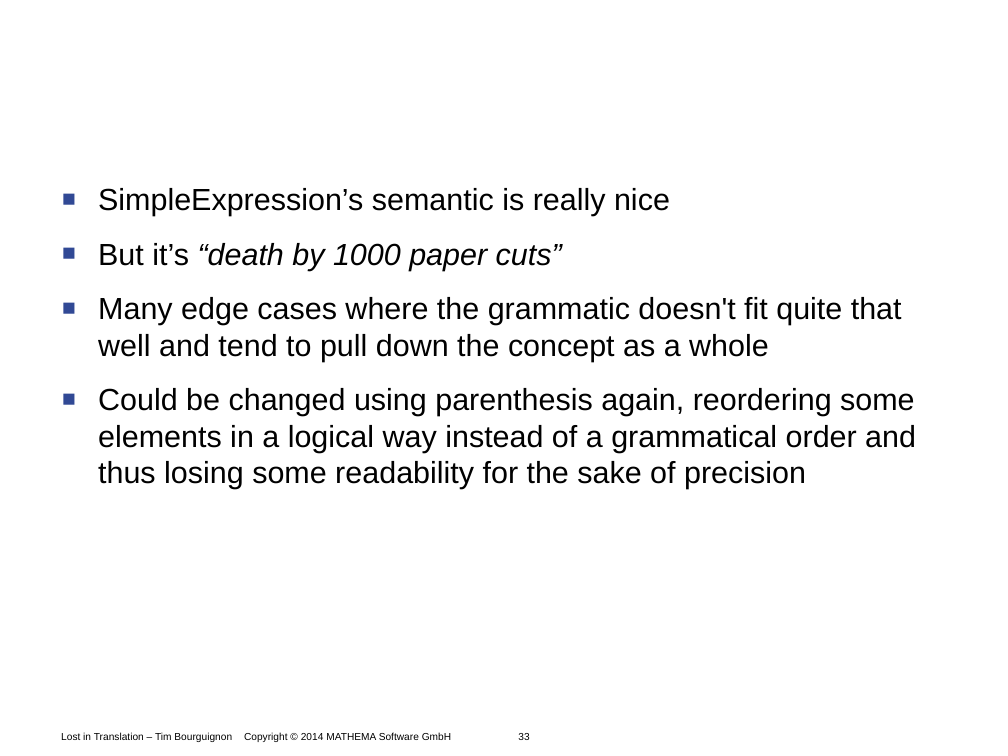
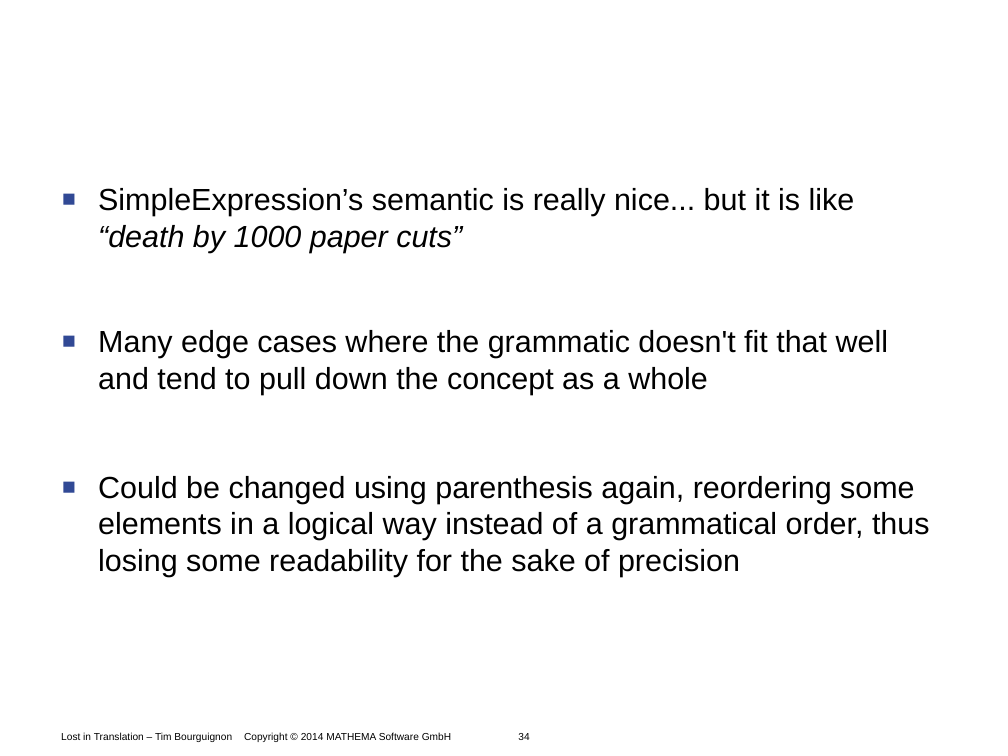
Before and after one commit to Timothep/Talk.LostInTranslation, a slide deck: slide 34 of LostInTranslation.odp (slide 33 before the commit). Drawn at 1008x756 pixels with LibreOffice and Linux fonts; fonts in the diff are those of the drawing; background and template pictures are left out. Boxes give left, top, right and bottom in pixels: in the first picture for what was removed or moved away, otherwise in the second. Text is boxed around its words. In the diff, an @@ line names an element or a change of style, - is before the commit and + after.

```diff
--- a/LostInTranslation.odp
+++ b/LostInTranslation.odp
@@ text at (98,188,930,577): text changed @@
-■ SimpleExpression’s semantic is really nice
-■ But it’s “death by 1000 paper cuts”
-■ Many edge cases where the grammatic doesn't fit quite that well and tend to pull down the concept as a whole
-■ Could be changed using parenthesis again, reordering some elements in a logical way instead of a grammatical order and thus losing some readability for the sake of precision
+■ SimpleExpression’s semantic is really nice... but it is like “death by 1000 paper cuts”
+■ Many edge cases where the grammatic doesn't fit that well and tend to pull down the concept as a whole
+■ Could be changed using parenthesis again, reordering some elements in a logical way instead of a grammatical order, thus losing some readability for the sake of precision
@@ text at (61,732,529,742): text changed @@
-Lost in Translation – Tim Bourguignon Copyright © 2014 MATHEMA Software GmbH 33
+Lost in Translation – Tim Bourguignon Copyright © 2014 MATHEMA Software GmbH 34
```
Also in this commit, not shown: 25 other slides changed, 5 slides added, 4 slides removed.
